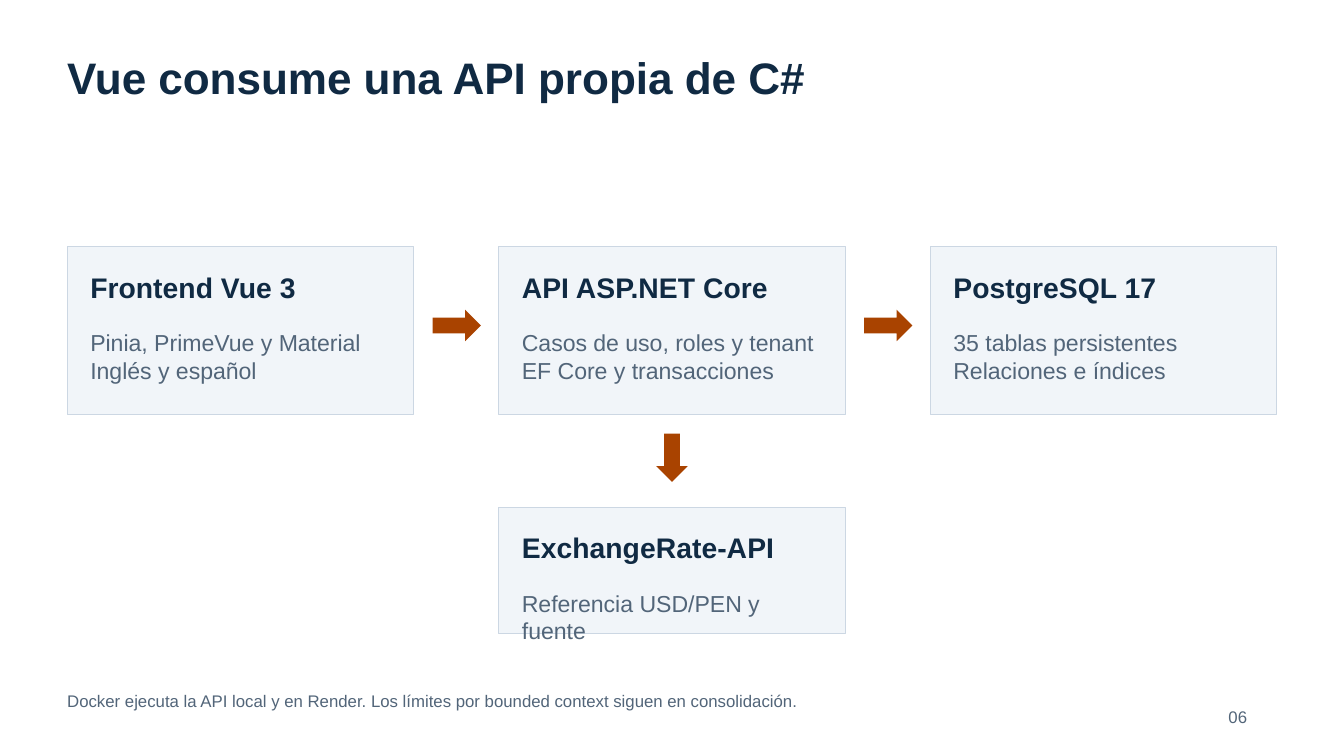
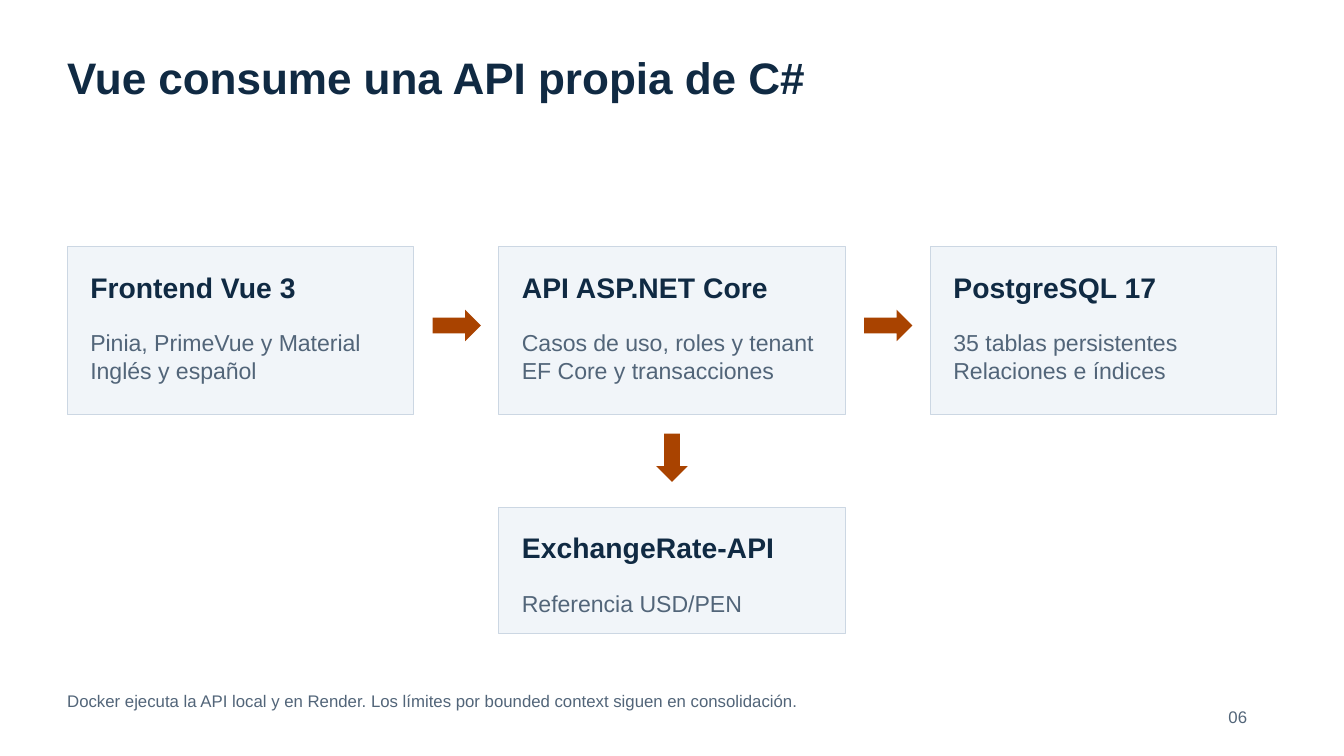
Before and after one commit to Nexxus-ops/Report-CeTe, a slide deck: slide 6 of AV2/CeTe-AV2-revision-tecnica.pptx. Drawn at 1344x756 pixels with LibreOffice and Linux fonts; fonts in the diff are those of the drawing. Boxes give left, top, right and bottom in pixels: in the first picture for what was removed or moved away, otherwise in the second. Text is boxed around its words. In the diff, an @@ line names an element or a change of style, - is before the commit and + after.

Commit message:
docs: finalize presentation and public deployment review status

```diff
--- a/AV2/CeTe-AV2-revision-tecnica.pptx
+++ b/AV2/CeTe-AV2-revision-tecnica.pptx
@@ text at [522, 595, 742, 612]: text changed @@
-Referencia USD/PEN y fuente
+Referencia USD/PEN
```
Also in this commit, not shown: 4 other files.
